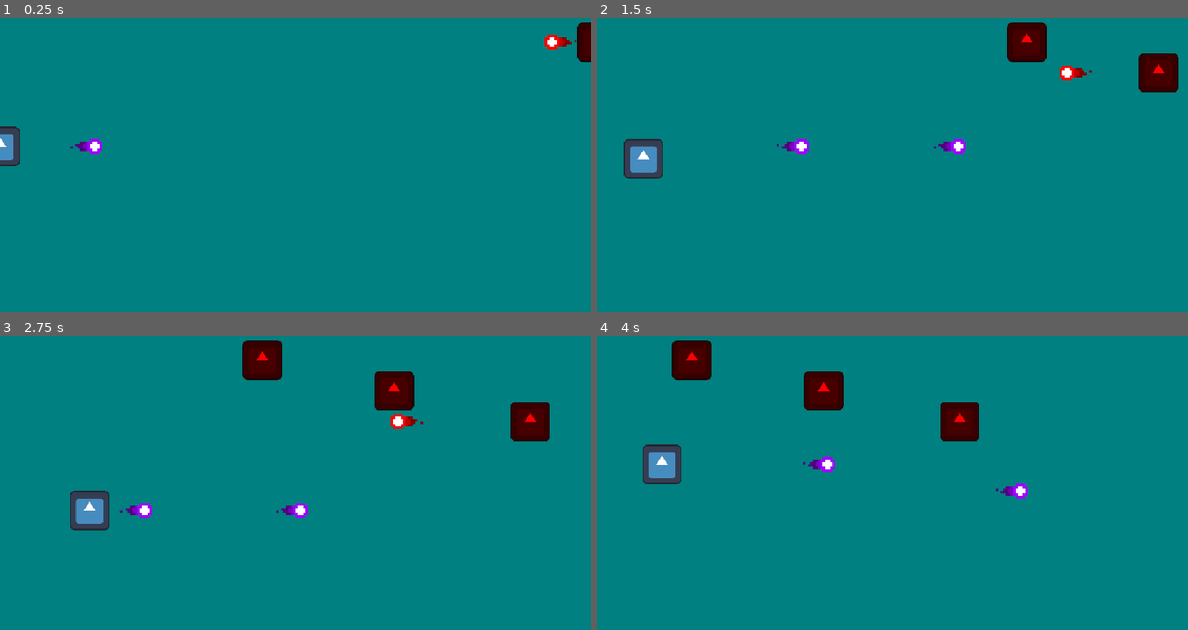
Above: before the commit, frames 1-4 (two rows, left to right).
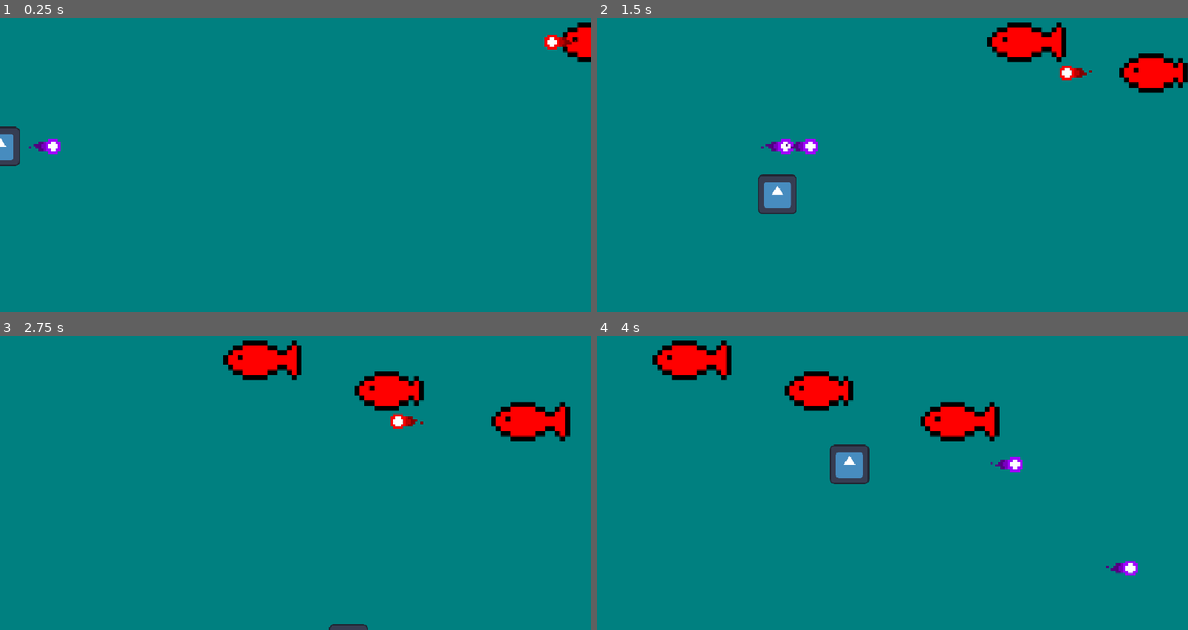
Above: after the commit, the same moments.

Repository: aomushi0710/shooting_game
Game: Godot game, scene res://stage.tscn
The game is run twice, just before and just after one commit, with the same random seed, the same clock (stepped at 60 frames per second) and the same inputs. The project has no main scene, so this scene is started directly. The engine's default icon, where the game draws it, is replaced by a stand-in: a white triangle on a blue panel in a dark square.
Inputs:
- Up to frame 1 (0.25 s): no input
- Up to frame 2 (1.5 s): hold Right (move_right) 0.53-1.28 s; hold Down (move_down) from 1.28 s (still down)
- Up to frame 3 (2.75 s): release Down (move_down) at 2.03 s; hold Right (move_right) from 2.03 s (still down)
- Up to frame 4 (4 s): release Right (move_right) at 2.78 s; hold Up (move_up) 2.78-3.53 s; hold Left (move_left) from 3.53 s (still down)

The runs differ from the first frame. In frame 1, 0.8% of the frame differs, in the area x 4-100%, y 1-47%; in frame 2, 5.0%; in frame 3, 5.5%; in frame 4, 6.6%, in the area x 7-92%, y 1-82%.

Commit message:
キャラクターのテクスチャをアニメーション可能に変更

Diff:
--- a/bullet/machinegun.tscn
+++ b/bullet/machinegun.tscn
@@ -9,9 +9,9 @@
 [ext_resource type="Resource" uid="uid://b0ohxofhgcre2" path="res://bullet_parameter/param5.tres" id="7_kwvd7"]
 [ext_resource type="Resource" uid="uid://t0j6uwo6pcse" path="res://bullet_parameter/param6.tres" id="8_m4uo8"]
 [ext_resource type="Resource" uid="uid://bo2f56pqllmuw" path="res://bullet_parameter/param7.tres" id="9_lgmuo"]
-[ext_resource type="Texture2D" uid="uid://cvciffcvq2h8e" path="res://image/machinegun_color1.png" id="10_364wv"]
-[ext_resource type="Texture2D" uid="uid://5sp8vvwhawk2" path="res://image/machinegun_color2.png" id="11_sjsj3"]
-[ext_resource type="Texture2D" uid="uid://cindk2uyyumrs" path="res://image/nachinegun_base.png" id="12_2q54i"]
+[ext_resource type="Texture2D" uid="uid://cvciffcvq2h8e" path="res://asset/img/bullet/machinegun_color1.png" id="10_364wv"]
+[ext_resource type="Texture2D" uid="uid://5sp8vvwhawk2" path="res://asset/img/bullet/machinegun_color2.png" id="11_sjsj3"]
+[ext_resource type="Texture2D" uid="uid://cindk2uyyumrs" path="res://asset/img/bullet/nachinegun_base.png" id="12_2q54i"]
 
 [sub_resource type="CircleShape2D" id="CircleShape2D_qdvth"]
 radius = 29.0
@@ -46,7 +46,7 @@
 [node name="Color" type="AnimatedSprite2D" parent="."]
 modulate = Color(0, 1, 1, 1)
 sprite_frames = SubResource("SpriteFrames_0cgdj")
-frame_progress = 0.837904
+frame_progress = 0.230398
 
 [node name="Base" type="Sprite2D" parent="."]
 texture = ExtResource("12_2q54i")
--- a/bullet_parameter/param3.tres
+++ b/bullet_parameter/param3.tres
@@ -10,7 +10,7 @@
 script = ExtResource("1_3376l")
 id = 2
 name = "move_speed"
-value = 10.0
+value = 38.0
 min_value = 0.0
 type = 2
 use_point = true
--- a/character_base.gd
+++ b/character_base.gd
@@ -11,7 +11,7 @@
 	ENEMY, ## 敵
 }
 
-@export var sprite2d: Sprite2D ## キャラクターの見た目
+@export var texture: AnimatedSprite2D ## キャラクターの見た目
 @export var bullet: CharacterBody2D  ## 発射される弾のノード
 
 @export_category("Layer & Mask")
@@ -53,6 +53,8 @@
 	# 弾のレイヤーとマスクは発射したキャラクター側で指定する。
 	bullet.collision_layer = bullet_layer
 	bullet.collision_mask = bullet_mask
+
+	texture.play()
 
 ## 弾が発射可能になった時、[code]shoot()[/code]関数を呼び、弾を発射する関数。
 func _physics_process(delta: float) -> void:
@@ -102,11 +104,16 @@
 	if hp <= 0:
 		queue_free()
 
-## キャラクターの[member CharacterBase.sprite2d]のテクスチャサイズから、
+## キャラクターの[member CharacterBase.texture]のテクスチャサイズから、
 ##マージンを計算し取得する関数
 func get_margin() -> Vector2:
-	if sprite2d and sprite2d.texture:
-		return sprite2d.texture.get_size() * sprite2d.scale / 2.0
+	if texture and texture.sprite_frames:
+		var frame := texture.sprite_frames.get_frame_texture(texture.animation, 0)
+		if frame:
+			return frame.get_size() * texture.scale / 2.0
+		else:
+			printerr("このAnimatedSprite2Dにはアニメーションがありません！")
+			return Vector2.ZERO
 	else:
-		printerr("このキャラクターにはSprite2Dがありません！")
+		printerr("このキャラクターにはAnimatedSprite2Dがありません！")
 		return Vector2.ZERO
--- a/enemy.tscn
+++ b/enemy.tscn
@@ -1,12 +1,27 @@
-[gd_scene load_steps=13 format=3 uid="uid://byhlge6g4u1yx"]
+[gd_scene load_steps=15 format=3 uid="uid://byhlge6g4u1yx"]
 
 [ext_resource type="Script" uid="uid://d2l8tntv3s3gp" path="res://enemy.gd" id="1_4gyqm"]
-[ext_resource type="Texture2D" uid="uid://h6mqo4ognvvq" path="res://icon.svg" id="1_7k104"]
+[ext_resource type="Texture2D" uid="uid://dihifmew2ywsq" path="res://asset/img/enemy/fish_0001.png" id="2_epg4t"]
 [ext_resource type="PackedScene" uid="uid://dcf6cqourjx3i" path="res://bullet/enemy/enemy_machinegun.tscn" id="2_qi2p4"]
+[ext_resource type="Texture2D" uid="uid://dtrt7tb5rvcjq" path="res://asset/img/enemy/fish_0002.png" id="3_3yqyl"]
 [ext_resource type="Script" uid="uid://dgopjxmdwd2pi" path="res://bullet_parameter/bullet_parameter.gd" id="4_iifgy"]
 
 [sub_resource type="RectangleShape2D" id="RectangleShape2D_4gyqm"]
-size = Vector2(128, 128)
+size = Vector2(128, 64)
+
+[sub_resource type="SpriteFrames" id="SpriteFrames_wujgv"]
+animations = [{
+"frames": [{
+"duration": 1.0,
+"texture": ExtResource("2_epg4t")
+}, {
+"duration": 1.0,
+"texture": ExtResource("3_3yqyl")
+}],
+"loop": true,
+"name": &"default",
+"speed": 5.0
+}]
 
 [sub_resource type="Resource" id="Resource_yxs7v"]
 Resource = null
@@ -113,12 +128,11 @@
 point_per_val = 1
 metadata/_custom_type_script = "uid://dgopjxmdwd2pi"
 
-[node name="Enemy" type="CharacterBody2D" node_paths=PackedStringArray("sprite2d", "bullet")]
-scale = Vector2(-0.5, -0.5)
+[node name="Enemy" type="CharacterBody2D" node_paths=PackedStringArray("texture", "bullet")]
 collision_layer = 2
 collision_mask = 13
 script = ExtResource("1_4gyqm")
-sprite2d = NodePath("Sprite2D")
+texture = NodePath("Texture")
 bullet = NodePath("machinegun")
 character_type = 2
 bullet_layer = 16
@@ -127,9 +141,10 @@
 [node name="CollisionShape2D" type="CollisionShape2D" parent="."]
 shape = SubResource("RectangleShape2D_4gyqm")
 
-[node name="Sprite2D" type="Sprite2D" parent="."]
+[node name="Texture" type="AnimatedSprite2D" parent="."]
 self_modulate = Color(1, 0, 0, 1)
-texture = ExtResource("1_7k104")
+sprite_frames = SubResource("SpriteFrames_wujgv")
+frame_progress = 0.503815
 
 [node name="machinegun" parent="." instance=ExtResource("2_qi2p4")]
 process_mode = 4
--- a/player.tscn
+++ b/player.tscn
@@ -7,6 +7,17 @@
 
 [sub_resource type="RectangleShape2D" id="RectangleShape2D_hqtel"]
 size = Vector2(128, 128)
+
+[sub_resource type="SpriteFrames" id="SpriteFrames_hqtel"]
+animations = [{
+"frames": [{
+"duration": 1.0,
+"texture": ExtResource("2_i3pqv")
+}],
+"loop": true,
+"name": &"default",
+"speed": 5.0
+}]
 
 [sub_resource type="Resource" id="Resource_s3n37"]
 Resource = null
@@ -46,7 +57,7 @@
 script = ExtResource("4_sweqy")
 id = 2
 name = "move_speed"
-value = 10.0
+value = 39.0
 min_value = 0.0
 type = 2
 use_point = true
@@ -76,7 +87,7 @@
 script = ExtResource("4_sweqy")
 id = 4
 name = "bullet_speed"
-value = 59.0
+value = 30.0
 min_value = 0.0
 type = 2
 use_point = true
@@ -113,11 +124,11 @@
 point_per_val = 1
 metadata/_custom_type_script = "uid://dgopjxmdwd2pi"
 
-[node name="Player" type="CharacterBody2D" node_paths=PackedStringArray("sprite2d", "bullet")]
+[node name="Player" type="CharacterBody2D" node_paths=PackedStringArray("texture", "bullet")]
 scale = Vector2(0.5, 0.5)
 collision_mask = 23
 script = ExtResource("1_onrkg")
-sprite2d = NodePath("Sprite2D")
+texture = NodePath("Texture")
 bullet = NodePath("machinegun")
 character_type = 1
 bullet_layer = 8
@@ -126,8 +137,8 @@
 [node name="CollisionShape2D" type="CollisionShape2D" parent="."]
 shape = SubResource("RectangleShape2D_hqtel")
 
-[node name="Sprite2D" type="Sprite2D" parent="."]
-texture = ExtResource("2_i3pqv")
+[node name="Texture" type="AnimatedSprite2D" parent="."]
+sprite_frames = SubResource("SpriteFrames_hqtel")
 
 [node name="machinegun" parent="." instance=ExtResource("2_hqtel")]
 process_mode = 4
--- a/stage.gd
+++ b/stage.gd
@@ -59,7 +59,6 @@
 
 	enemy.position = Vector2.ZERO # enemyノードはfollow_nodeの子として追従するため、本体の位置は(0, 0)。
 	enemy.scale /= path_node.scale # 親のscaleの影響を受けないように元に戻す
-	enemy.scale.y *= -1.0 # テクスチャの上下反転を修正
 
 	var tween = create_tween()
 	tween.tween_property(follow_node, "progress_ratio", 1.0, data.duration)
--- a/stage.tscn
+++ b/stage.tscn
@@ -15,9 +15,9 @@
 path = ExtResource("5_vpggq")
 path_scale = Vector2(1, 1)
 duration = 5.0
-spawn_position = Vector2(1024, 100)
+spawn_position = Vector2(960, 100)
 spawn_direction = 1
-despawn_position = Vector2(-64, 100)
+despawn_position = Vector2(0, 100)
 despawn_direction = 2
 metadata/_custom_type_script = "uid://bps4f8b5sbfhm"
 
@@ -28,9 +28,9 @@
 path = ExtResource("5_vpggq")
 path_scale = Vector2(1, 1)
 duration = 5.0
-spawn_position = Vector2(1024, 150)
+spawn_position = Vector2(960, 150)
 spawn_direction = 1
-despawn_position = Vector2(-64, 150)
+despawn_position = Vector2(0, 150)
 despawn_direction = 2
 metadata/_custom_type_script = "uid://bps4f8b5sbfhm"
 
@@ -41,9 +41,9 @@
 path = ExtResource("5_vpggq")
 path_scale = Vector2(1, 1)
 duration = 5.0
-spawn_position = Vector2(1024, 200)
+spawn_position = Vector2(960, 200)
 spawn_direction = 1
-despawn_position = Vector2(-64, 200)
+despawn_position = Vector2(0, 200)
 despawn_direction = 2
 metadata/_custom_type_script = "uid://bps4f8b5sbfhm"
 
@@ -54,9 +54,9 @@
 path = ExtResource("5_1edn8")
 path_scale = Vector2(1, 1)
 duration = 5.0
-spawn_position = Vector2(1024, 270)
+spawn_position = Vector2(960, 270)
 spawn_direction = 1
-despawn_position = Vector2(-64, 270)
+despawn_position = Vector2(0, 270)
 despawn_direction = 2
 metadata/_custom_type_script = "uid://bps4f8b5sbfhm"
 
@@ -67,9 +67,9 @@
 path = ExtResource("5_1edn8")
 path_scale = Vector2(1, 2)
 duration = 5.0
-spawn_position = Vector2(1024, 270)
+spawn_position = Vector2(960, 270)
 spawn_direction = 1
-despawn_position = Vector2(-64, 270)
+despawn_position = Vector2(0, 270)
 despawn_direction = 2
 metadata/_custom_type_script = "uid://bps4f8b5sbfhm"
 
@@ -80,9 +80,9 @@
 path = ExtResource("5_1edn8")
 path_scale = Vector2(1, 3)
 duration = 10.0
-spawn_position = Vector2(1024, 270)
+spawn_position = Vector2(960, 270)
 spawn_direction = 1
-despawn_position = Vector2(-64, 270)
+despawn_position = Vector2(0, 270)
 despawn_direction = 2
 metadata/_custom_type_script = "uid://bps4f8b5sbfhm"
 
@@ -93,9 +93,9 @@
 path = ExtResource("5_1edn8")
 path_scale = Vector2(1, -3)
 duration = 10.0
-spawn_position = Vector2(1024, 270)
+spawn_position = Vector2(960, 270)
 spawn_direction = 1
-despawn_position = Vector2(-64, 270)
+despawn_position = Vector2(0, 270)
 despawn_direction = 2
 metadata/_custom_type_script = "uid://bps4f8b5sbfhm"
 
@@ -111,6 +111,8 @@
 enemies_node = NodePath("Enemies")
 bullets_node = NodePath("Bullets")
 
+[node name="CanvasLayer" type="CanvasLayer" parent="."]
+
 [node name="Player" parent="." instance=ExtResource("1_6eo5e")]
 position = Vector2(0, 270)
 
Renamed: image/machinegun_color1.png -> asset/img/bullet/machinegun_color1.png
Not shown, changed: asset/img/bullet/machinegun_color1.png.import
Renamed: image/machinegun_color2.png -> asset/img/bullet/machinegun_color2.png
Not shown, changed: asset/img/bullet/machinegun_color2.png.import
Renamed: image/nachinegun_base.png -> asset/img/bullet/nachinegun_base.png
Not shown, changed: asset/img/bullet/nachinegun_base.png.import
Binary file added: asset/img/enemy/fish_0001.png
Not shown, added: asset/img/enemy/fish_0001.png.import
Binary file added: asset/img/enemy/fish_0002.png
Not shown, added: asset/img/enemy/fish_0002.png.import
Not shown: 1 places in player.tscn that only renumber resources
